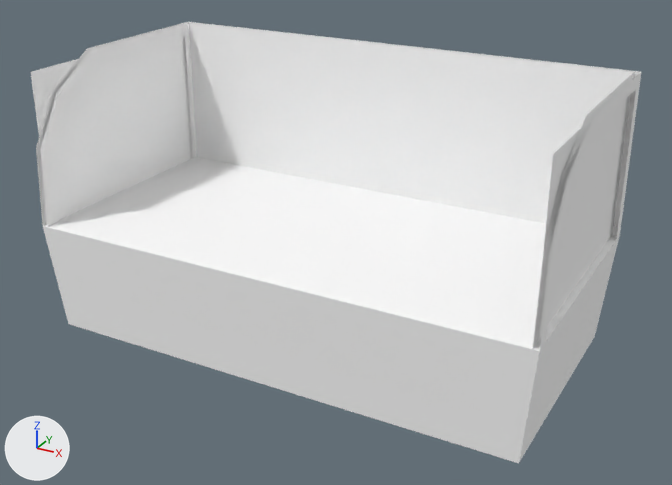
Before and after pictures for a commit that changed the glTF model public/3d/item/model__item__room.ofs_3877_0/3877kg3case05.gltf.
The view is the same before and after, from a camera (50 mm lens) standing at (1.63, -2.9, 1.85) and looking at (0.05, -0.03, 0.41). Lighting does not change. The marker at lower left points along +X, +Y and +Z. The older version comes first.

The older version as bpy lines, for what is in view:
```python
mat_case05_0 = principled_material('case05_0')
mat_case05_0.base_color = (1.0, 1.0, 1.0)  # white #ffffff
mat_case05_0.roughness = 1.0
mat_case05_1 = principled_material('case05_1')
mat_case05_1.base_color = (1.0, 1.0, 1.0)  # white #ffffff
mat_case05_1.roughness = 1.0
mat_case05_2 = principled_material('case05_2')
mat_case05_2.base_color = (1.0, 1.0, 1.0)  # white #ffffff
mat_case05_2.roughness = 1.0
me_3877kg3case05 = bpy.data.meshes.new('3877kg3case05')
me_3877kg3case05.from_pydata(...)  # 80 vertices, 68 faces; spans x -1.0..1.0, y -0.5..0.5, z 0.0..1.07
# faces by material slot: [2, 6, 12, 48]
me_3877kg3case05.materials.append(mat_case05_3)  # white #ffffff
me_3877kg3case05.materials.append(mat_case05_0)  # white #ffffff
me_3877kg3case05.materials.append(mat_case05_1)  # white #ffffff
me_3877kg3case05.materials.append(mat_case05_2)  # white #ffffff
ob_3877kg3case05 = bpy.data.objects.new('3877kg3case05', me_3877kg3case05)
ob_3877kg3case05.location = (0.0, 0.0, 0.0)
```
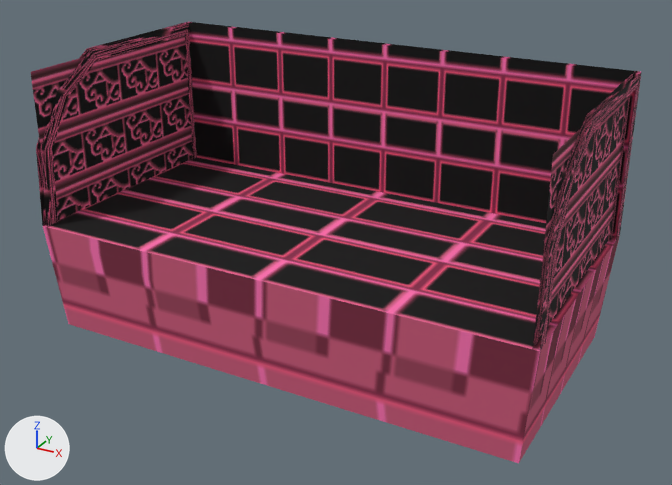
The change, as a diff of the scene's bpy script:
```diff
--- a/public/3d/item/model__item__room.ofs_3877_0/3877kg3case05.gltf.py
+++ b/public/3d/item/model__item__room.ofs_3877_0/3877kg3case05.gltf.py
@@ img_case05_2 @@
+img_case05_2 = load_image('case05_2', '_unpacked/case05_2', 32, 32, 'sRGB')
@@ img_case05_1 @@
+img_case05_1 = load_image('case05_1', '_unpacked/case05_1', 32, 32, 'sRGB')
@@ img_case05_0 @@
+img_case05_0 = load_image('case05_0', '_unpacked/case05_0', 32, 32, 'sRGB')
@@ mat_case05_0 @@
 mat_case05_0 = principled_material('case05_0')
-mat_case05_0.base_color = (1.0, 1.0, 1.0)  # white #ffffff
+mat_case05_0.texture = img_case05_0
 mat_case05_0.roughness = 1.0
@@ mat_case05_1 @@
 mat_case05_1 = principled_material('case05_1')
-mat_case05_1.base_color = (1.0, 1.0, 1.0)  # white #ffffff
+mat_case05_1.texture = img_case05_1
 mat_case05_1.roughness = 1.0
@@ mat_case05_2 @@
 mat_case05_2 = principled_material('case05_2')
-mat_case05_2.base_color = (1.0, 1.0, 1.0)  # white #ffffff
+mat_case05_2.texture = img_case05_2
 mat_case05_2.roughness = 1.0
```

Where the change shows, as pixel boxes (x1, y1, x2, y2) in the pictures (672 x 485 px):
'3877kg3case05', surface changed (darker)
    both: (31, 22, 641, 463)
